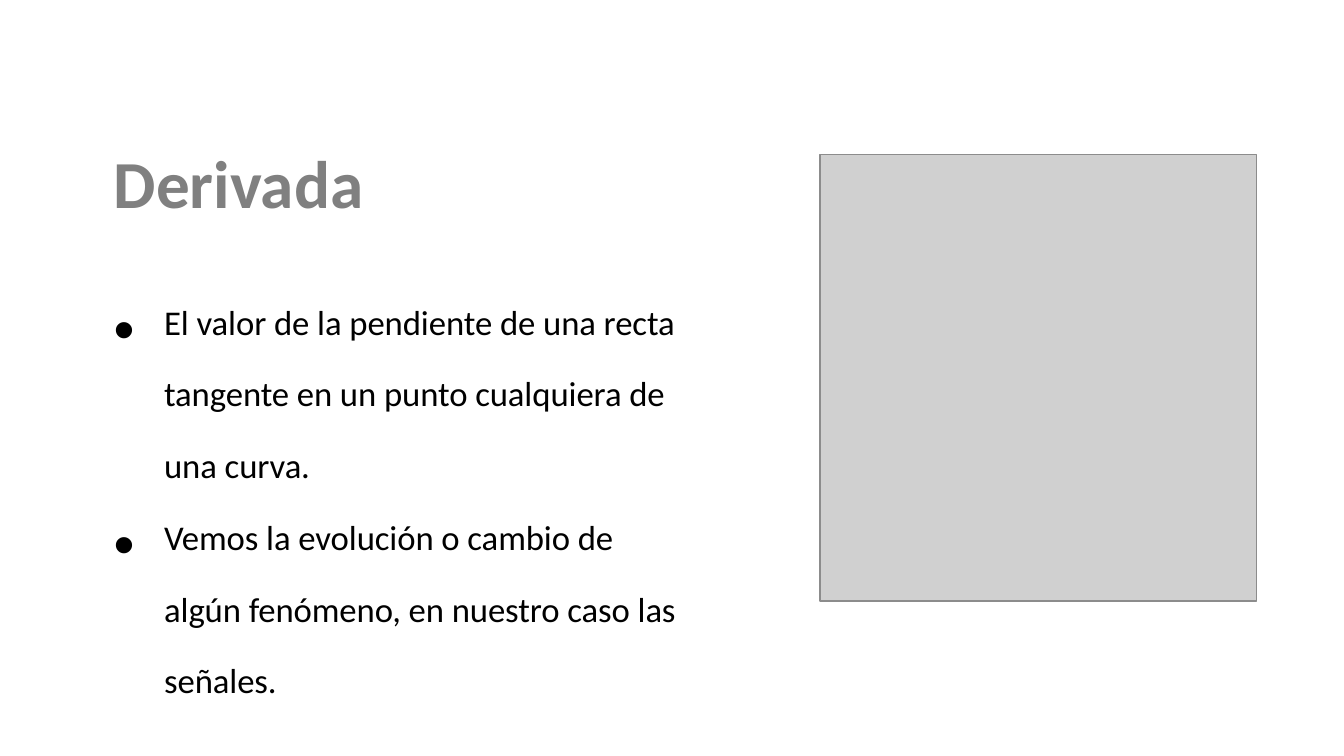
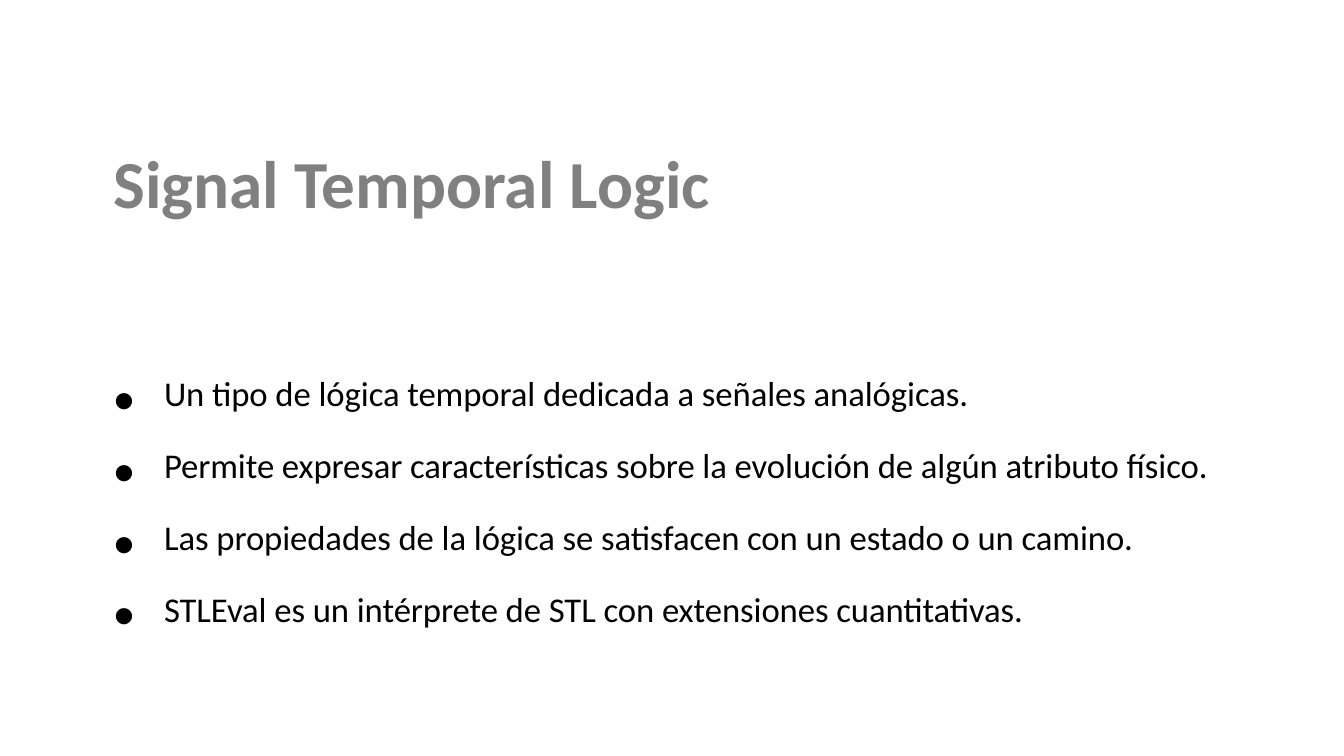
Before and after one commit to nachorequeno/tfg_ciberfisicos, a slide deck: slide 11 of slides/plantilla_usada.pptx. Drawn at 1344x756 pixels with LibreOffice and Linux fonts; fonts in the diff are those of the drawing; grey boxes stand for pictures; background and template pictures are left out. Boxes give left, top, right and bottom in pixels: in the first picture for what was removed or moved away, otherwise in the second. Text is boxed around its words. In the diff, an @@ line names an element or a change of style, - is before the commit and + after.

```diff
--- a/slides/plantilla_usada.pptx
+++ b/slides/plantilla_usada.pptx
@@ text at (x1=114, y1=161, x2=1208, y2=628): text changed @@
-Derivada
-• El valor de la pendiente de una recta tangente en un punto cualquiera de una curva.
-• Vemos la evolución o cambio de algún fenómeno, en nuestro caso las señales.
+Signal Temporal Logic
+• Un tipo de lógica temporal dedicada a señales analógicas.
+• Permite expresar características sobre la evolución de algún atributo físico.
+• Las propiedades de la lógica se satisfacen con un estado o un camino.
+• STLEval es un intérprete de STL con extensiones cuantitativas.
@@ picture removed at (x1=820, y1=155, x2=1257, y2=601) @@
```
Also in this commit, not shown: 2 other slides changed.
